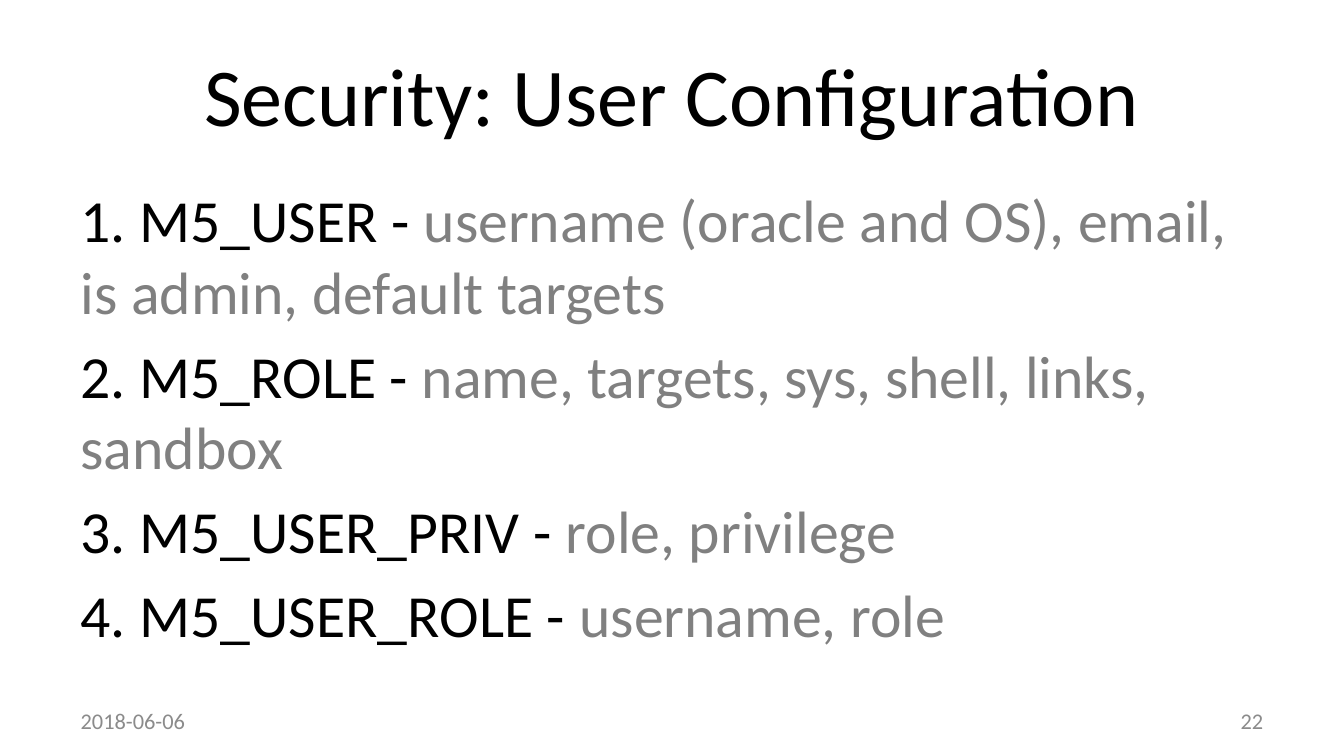
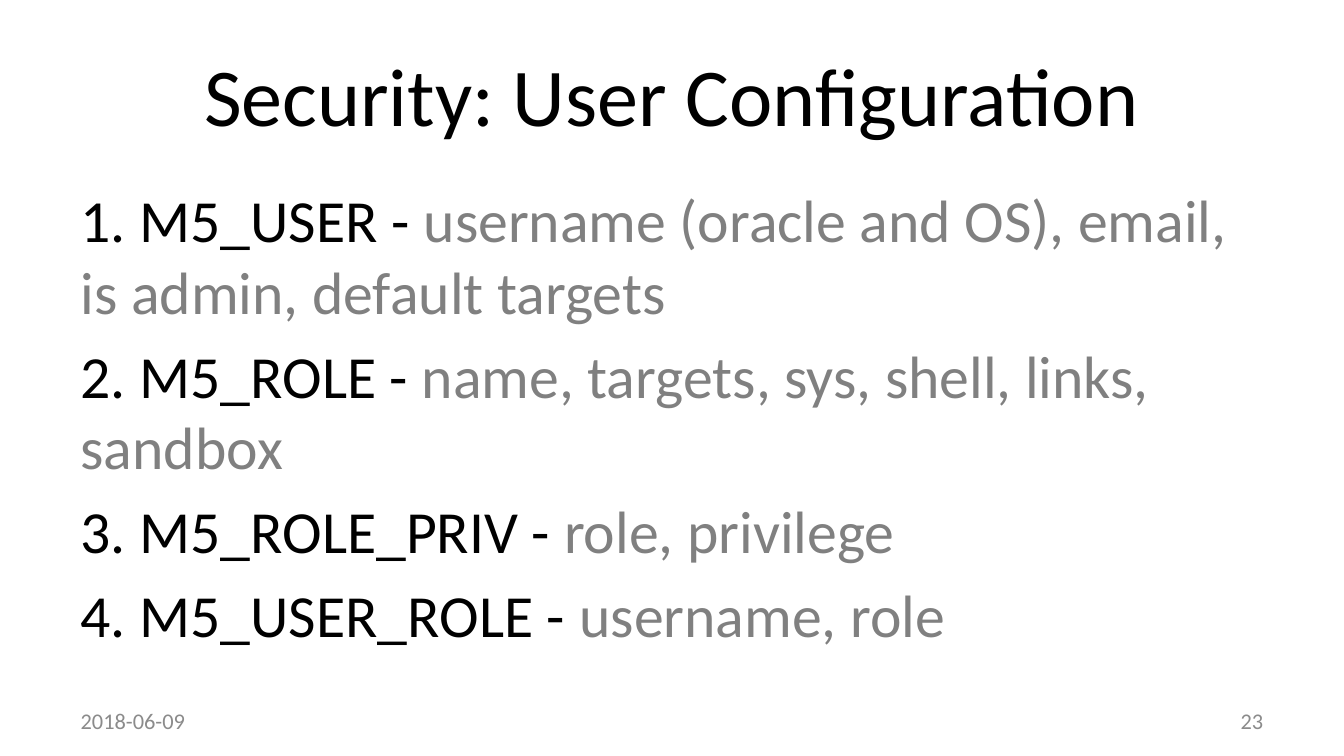
Before and after one commit to method5/method5.github.io, a slide deck: slide 23 of presentations/Method5.pptx (slide 22 before the commit). Drawn at 1344x756 pixels with LibreOffice and Linux fonts; fonts in the diff are those of the drawing; background and template pictures are left out. Boxes give left, top, right and bottom in pixels: in the first picture for what was removed or moved away, otherwise in the second. Text is boxed around its words. In the diff, an @@ line names an element or a change of style, - is before the commit and + after.

```diff
--- a/presentations/Method5.pptx
+++ b/presentations/Method5.pptx
@@ text at [81,511,894,563]: text changed @@
-3. M5_USER_PRIV - role, privilege
+3. M5_ROLE_PRIV - role, privilege
@@ text at [81,714,185,729]: text changed @@
-2018-06-06
+2018-06-09
@@ page number at [1241,714,1264,729]: text changed @@
-22
+23
```
Also in this commit, not shown: 24 other slides changed, 1 slide added.
